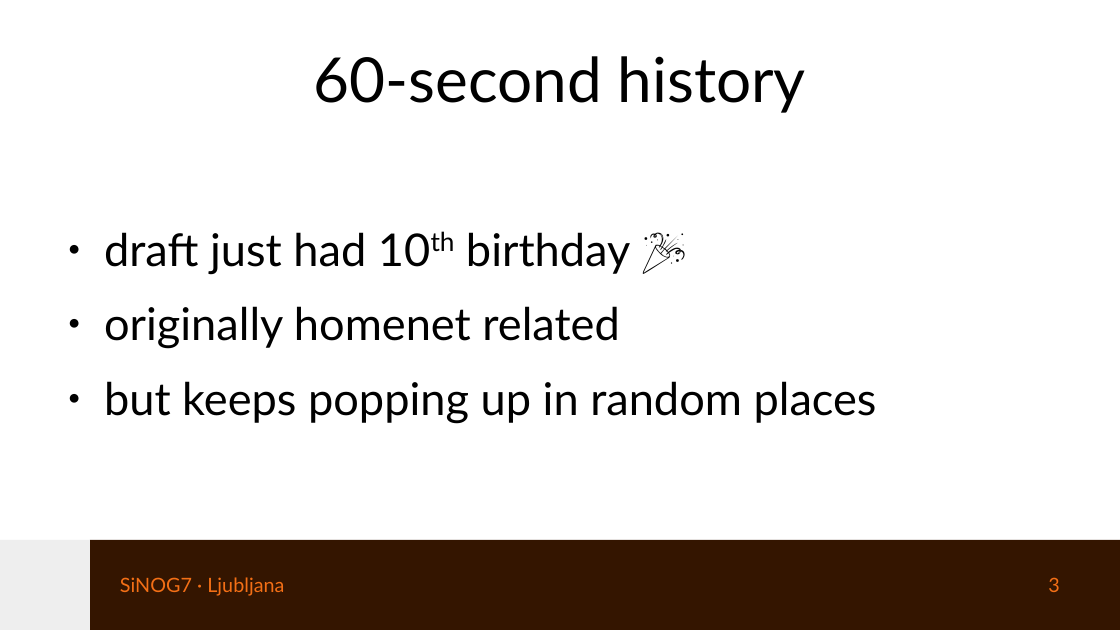
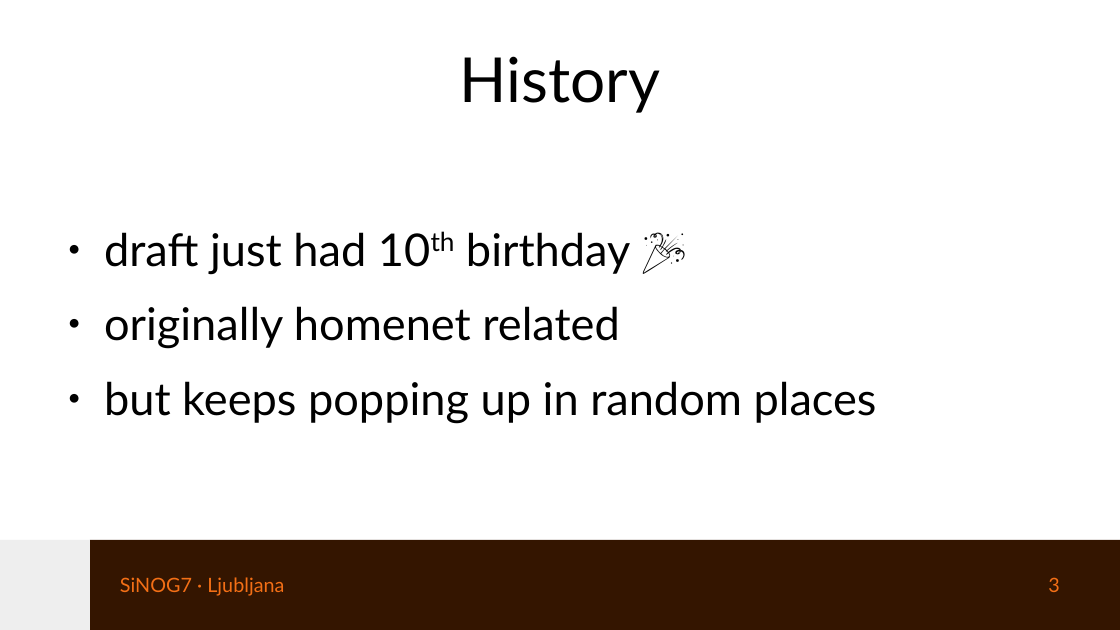
Before and after one commit to eqvinox/rtgwg-dst-src-routing, a slide deck: slide 3 of ietf121-rtgwg-dst-src-routing.odp. Drawn at 1120x630 pixels with LibreOffice and Linux fonts; fonts in the diff are those of the drawing. Boxes give left, top, right and bottom in pixels: in the first picture for what was removed or moved away, otherwise in the second. Text is boxed around its words. In the diff, an @@ line names an element or a change of style, - is before the commit and + after.

```diff
--- a/ietf121-rtgwg-dst-src-routing.odp
+++ b/ietf121-rtgwg-dst-src-routing.odp
@@ title at bbox=[460, 56, 661, 113]: text changed @@
-60-second history
+History
```
Also in this commit, not shown: 1 other file.
